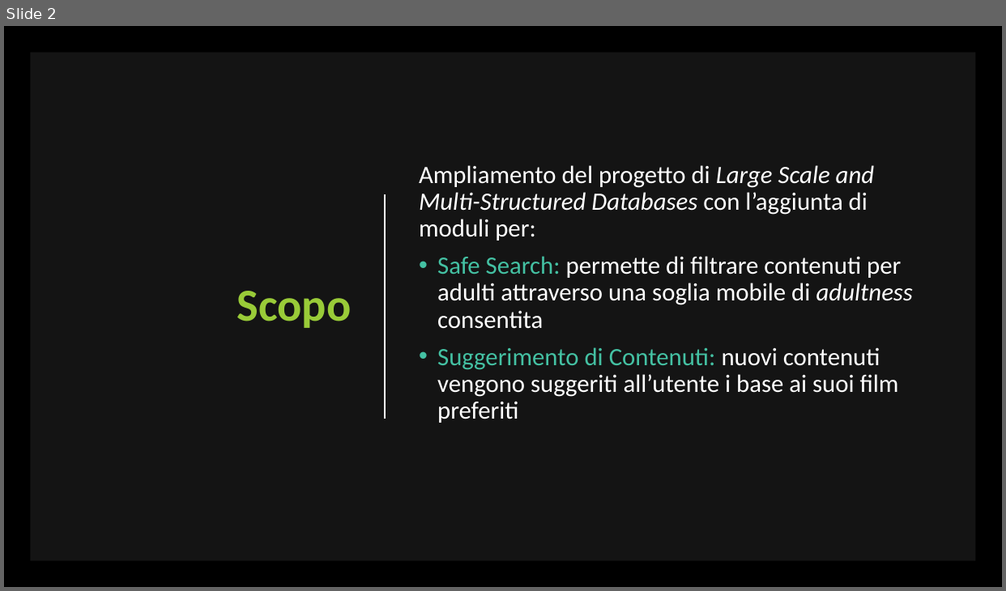
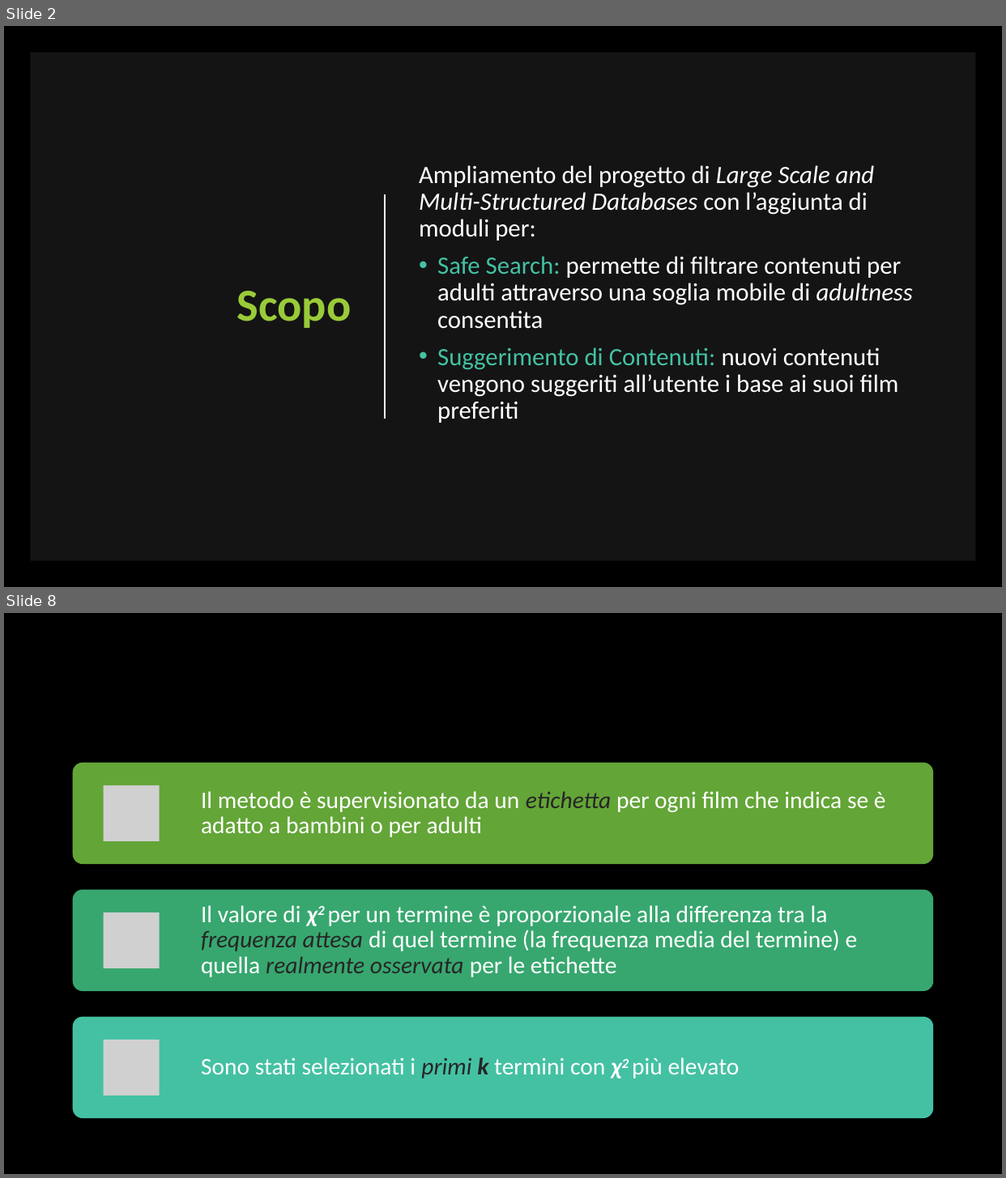
Before and after one commit to unipi-fr/LargeScaleMultiStructureDatabases, a slide deck: Task2/Documentation/Data Mining/Presentazione Data Mining.pptx. Shown one above the other, each under a label of ours: slide 2 before the commit, slides 2 and 8 after it; the slides between them are not shown. The pictures are 1006x591 and 1006x1178 pixels, drawn with LibreOffice and Linux fonts; fonts in the diff are those of the drawing; grey boxes stand for pictures. Boxes give left, top, right and bottom in pixels: in the first picture for what was removed or moved away, otherwise in the second. Text is boxed around its words. In the diff, an @@ line names an element or a change of style, - is before the commit and + after.

```diff
--- a/Task2/Documentation/Data Mining/Presentazione Data Mining.pptx
+++ b/Task2/Documentation/Data Mining/Presentazione Data Mining.pptx
@@ slide 8 added at [4, 613, 1002, 1174], background #000000 @@
@@ group added at [73, 763, 934, 1119]: 3 rounded rectangles, 3 pictures, 3 texts @@
+Il metodo è supervisionato da un etichetta per ogni film che indica se è adatto a bambini o per adulti
+Il valore di χ2 per un termine è proporzionale alla differenza tra la frequenza attesa di quel termine (la frequenza media del termine) e quella realmente osservata per le etichette
+Sono stati selezionati i primi k termini con χ2 più elevato
```
Also in this commit, not shown: 2 slides changed, 4 other slides added, 1 slide removed, 3 other files.
